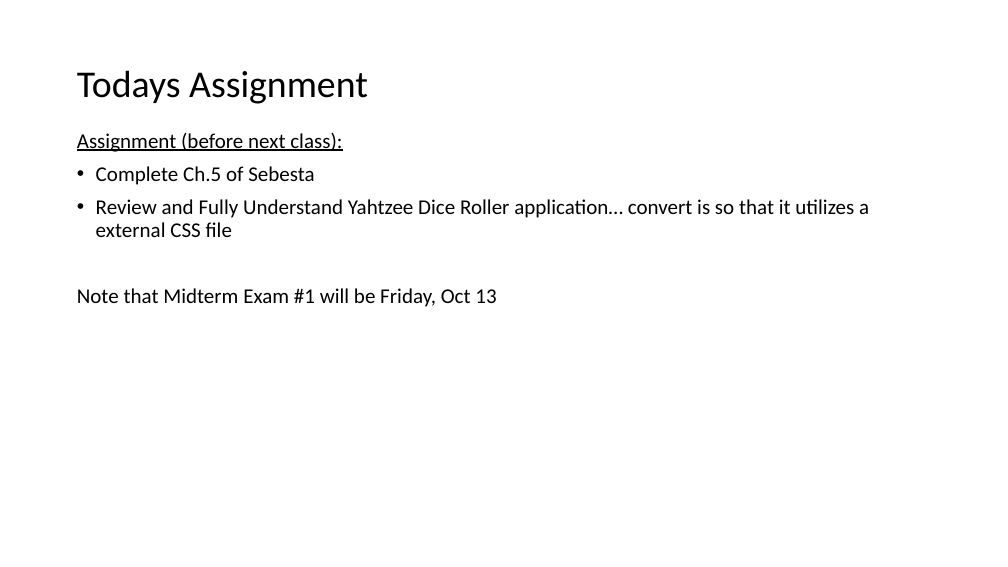
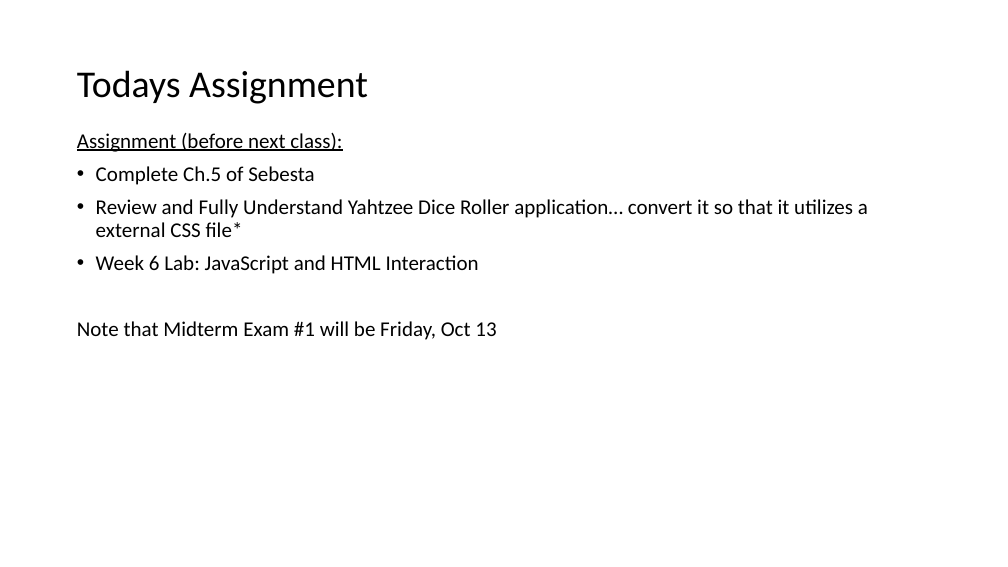
Before and after one commit to EricJPogue/www-epogue-info, a slide deck: slide 4 of CPSC-24700/Presentations/session-15.pptx. Drawn at 1008x567 pixels with LibreOffice and Linux fonts; fonts in the diff are those of the drawing. Boxes give left, top, right and bottom in pixels: in the first picture for what was removed or moved away, otherwise in the second. Text is boxed around its words. In the diff, an @@ line names an element or a change of style, - is before the commit and + after.

```diff
--- a/CPSC-24700/Presentations/session-15.pptx
+++ b/CPSC-24700/Presentations/session-15.pptx
@@ text at [96, 199, 868, 274]: text changed @@
-• Review and Fully Understand Yahtzee Dice Roller application… convert is so that it utilizes a external CSS file
+• Review and Fully Understand Yahtzee Dice Roller application… convert it so that it utilizes a external CSS file*
+• Week 6 Lab: JavaScript and HTML Interaction
```
Also in this commit, not shown: 1 other slide changed, 4 other files.
